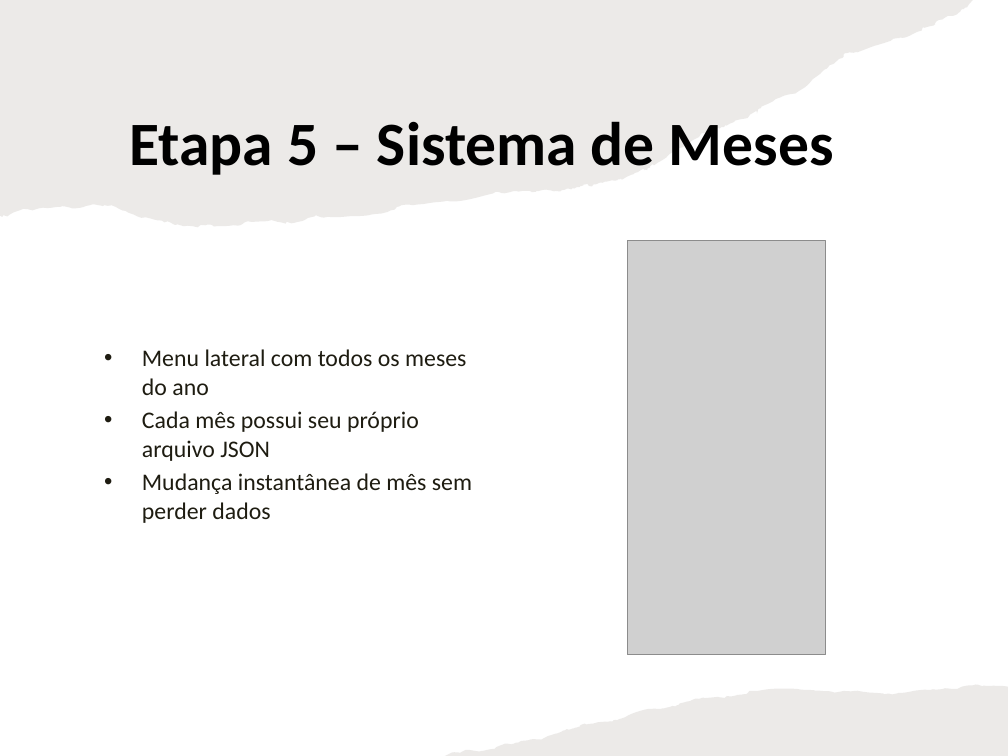
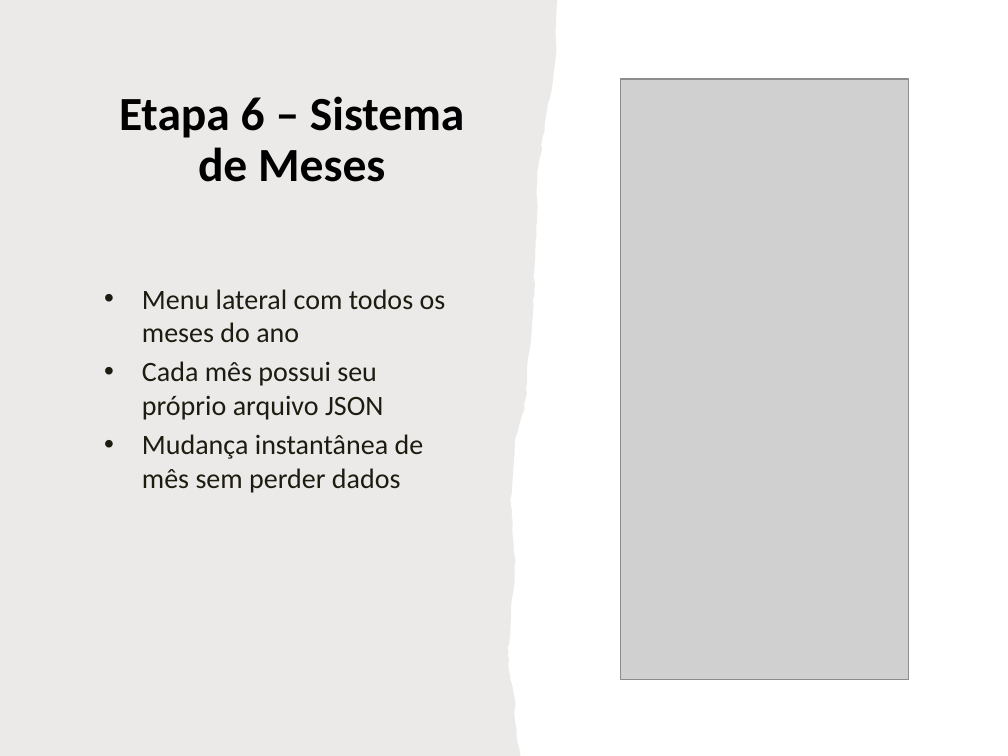
Before and after one commit to kaycout/Organizador-Financeiro, a slide deck: slide 8 of Apresentação_python_flet.pptx (slide 6 before the commit). Drawn at 1008x756 pixels with LibreOffice and Linux fonts; fonts in the diff are those of the drawing; grey boxes stand for pictures. Boxes give left, top, right and bottom in pixels: in the first picture for what was removed or moved away, otherwise in the second. Text is boxed around its words. In the diff, an @@ line names an element or a change of style, - is before the commit and + after.

```diff
--- a/Apresentação_python_flet.pptx
+++ b/Apresentação_python_flet.pptx
@@ freeform shape removed at bbox=[0, 0, 973, 227] @@
@@ freeform shape added at bbox=[0, 0, 557, 756], fill #82766A at 15% opacity @@
@@ picture: place and size @@
-picture at bbox=[627, 241, 826, 655]
+picture at bbox=[621, 79, 909, 679]
@@ title at bbox=[119, 96, 464, 182]: text changed; size 44 to 34 pt @@
-Etapa 5 – Sistema de Meses
+Etapa 6 – Sistema de Meses
@@ text "Menu lateral com todos os ...": place and size @@
-text "Menu lateral com todos os ..." at bbox=[142, 349, 472, 523]
+text "Menu lateral com todos os ..." at bbox=[142, 289, 446, 493]
@@ text "Menu lateral com todos os ..." at bbox=[142, 289, 446, 493]: size 17 to 20 pt @@
@@ freeform shape removed at bbox=[445, 684, 1008, 756] @@
```
Also in this commit, not shown: 5 other slides changed, 2 slides added, 6 other files.
